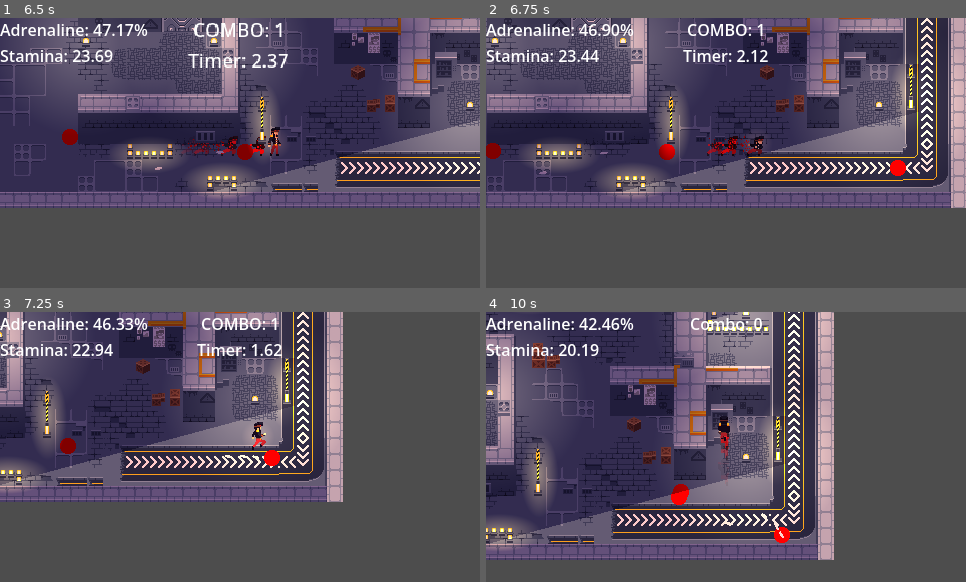
Above: before the commit, frames 1-4 (two rows, left to right).
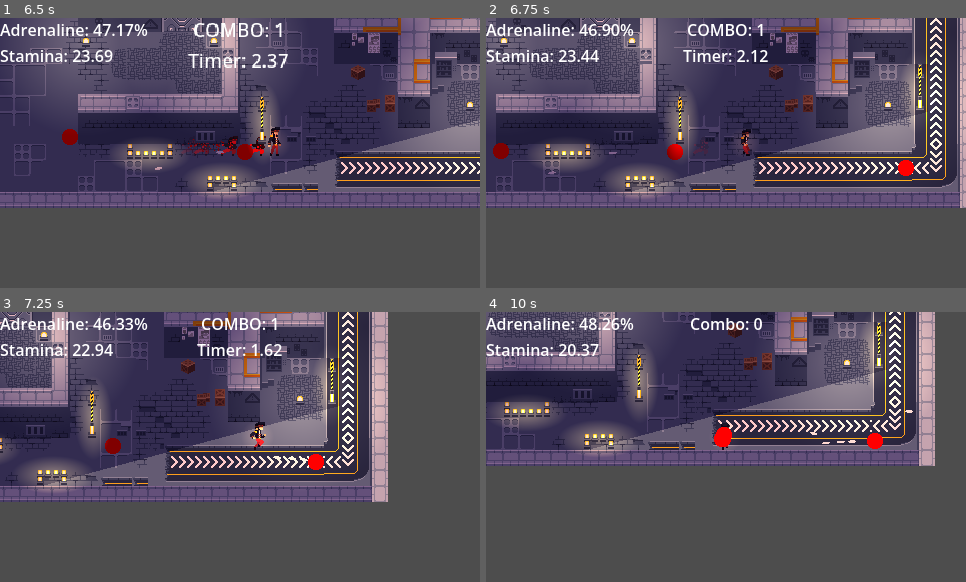
Above: after the commit, the same moments.

Repository: Kapcpa/gmtk-gamejam-2026
Game: Godot game, scene res://scenes/level0.tscn
Two runs of this game, one before a commit and one after it. Both use one fixed random seed, a clock stepped at 60 frames per second and the inputs below. Sound files missing from this copy of the repository are replaced by a short silence.
Inputs (mouse positions are in pixels of both pictures, inside the frame that each line leads up to):
- Up to frame 1 (6.5 s): move the mouse to (216, 207) at 0.52 s; hold W (up) 0.53-2.03 s; tap Space (dash) at 0.6, 1.55, 2.1, 3.05, 3.6, 4.55, 5.1, 6.05 s; move the mouse to (384, 193) at 1.27 s; click (384, 193) at 1.35 s; move the mouse to (96, 112) at 2.02 s; hold A (left) 2.03-3.53 s; move the mouse to (264, 153) at 2.77 s; right-click (264, 153) at 2.85 s; move the mouse to (168, 85) at 3.52 s; hold S (down) 3.53-4.28 s; move the mouse to (345, 139) at 4.27 s; hold D (right) 4.28-5.03 s; click (345, 139) at 4.35 s; move the mouse to (144, 166) at 5.02 s; hold W (up) 5.03-5.78 s; move the mouse to (288, 93) at 5.77 s; hold D (right) from 5.78 s (still down); right-click (288, 93) at 5.85 s
- Up to frame 2 (6.75 s): keep holding D (right); move the mouse to (702, 207) at 6.52 s; tap Space (dash) at 6.6 s
- Up to frame 3 (7.25 s): keep holding D (right)
- Up to frame 4 (10 s): move the mouse to (870, 487) at 7.27 s; click (870, 487) at 7.35 s; tap Space (dash) at 7.55, 8.1, 9.05, 9.6 s; move the mouse to (582, 406) at 8.02 s; release D (right) at 8.03 s; hold S (down) 8.03-8.78 s; move the mouse to (750, 447) at 8.77 s; hold A (left) 8.78-9.53 s; right-click (750, 447) at 8.85 s; move the mouse to (654, 379) at 9.52 s; hold W (up) from 9.53 s (still down)

Frame 1 is identical in both runs. In frame 2, 20% of the frame differs, in the area x 0-100%, y 0-71%; in frame 3, 32%; in frame 4, 61%, in the area x 0-94%, y 0-92%.

Commit message:
dash cooldown

Diff:
--- a/scripts/player.gd
+++ b/scripts/player.gd
@@ -38,6 +38,7 @@
 const GRAPPLE_VELOCITY = 500
 const DASH_VELOCITY = 400
 const DASH_TIME = 0.2
+const DASH_COOLDOWN = 0.5
 
 var current_state: State = State.IDLE
 
@@ -49,6 +50,7 @@
 
 var hit_enemies: Array[EnemyCharacter] = []
 var dash_timer: float = DASH_TIME
+var dash_cooldown_timer: float = DASH_COOLDOWN
 
 var kunai_target: EnemyCharacter = null
 var validate_raycast: RayCast2D = RayCast2D.new()
@@ -69,6 +71,8 @@
 	_animate(Vector2.RIGHT)
 
 func _physics_process(delta: float) -> void:
+	if dash_cooldown_timer > 0.0:
+		dash_cooldown_timer -= delta
 	combo_window -= delta
 	if combo_window <= 0.0:
 		attack_count = 0
@@ -172,7 +176,7 @@
 	if Input.is_action_just_pressed("throw"):
 		_kunai_throw()
 		return
-	if Input.is_action_just_pressed("dash"):
+	if Input.is_action_just_pressed("dash") and dash_cooldown_timer <= 0.0:
 		dash_timer = DASH_TIME
 		_change_state(State.DASHING)
 		dash_explode.restart()
@@ -186,6 +190,8 @@
 			dash_down.restart()
 
 func _state_dashing(_delta: float) -> void:
+	if dash_cooldown_timer <= 0.0:
+		dash_cooldown_timer = DASH_COOLDOWN
 	dash_timer -= _delta
 	var dash_direction = velocity.normalized()
 	#var afterimage_instance = afterimage.instance()
@@ -267,7 +273,7 @@
 	if direction:
 		velocity = direction * SPEED
 		_animate(direction, "run")
-		if Input.is_action_just_pressed("dash"):
+		if Input.is_action_just_pressed("dash") and dash_cooldown_timer <= 0.0:
 			dash_timer = DASH_TIME
 			_change_state(State.DASHING)
 	else:
